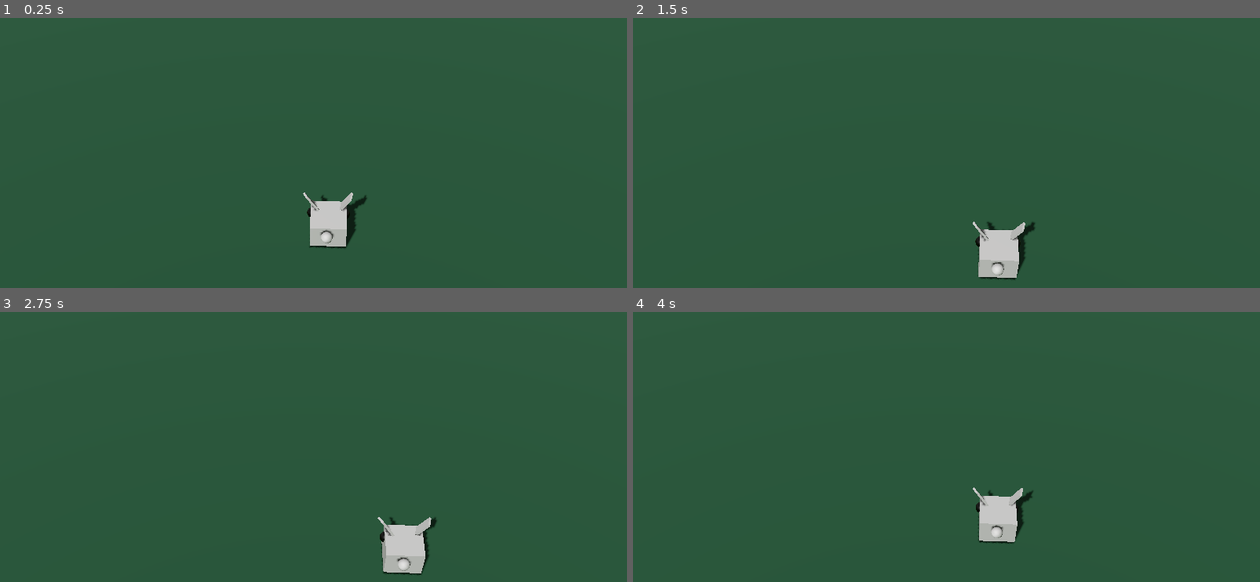
Above: before the commit, frames 1-4 (two rows, left to right).
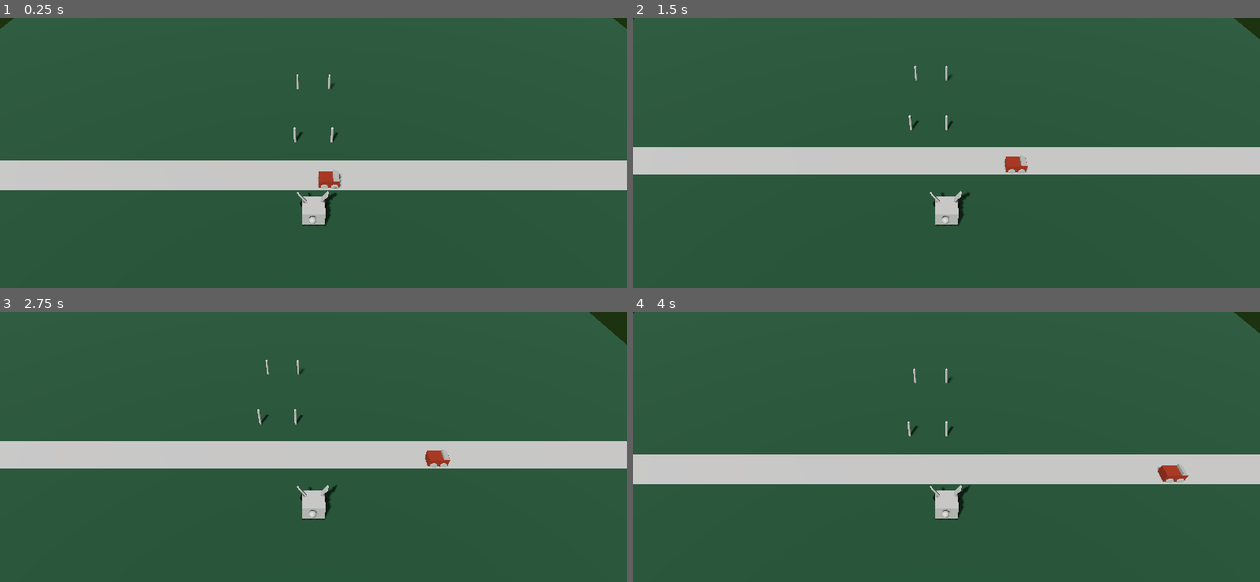
Above: after the commit, the same moments.

Repository: unblinky/danger-dodger-plus
Game: Godot game, scene res://Main/Main.tscn
Two runs of this game, one before a commit and one after it. Both use one fixed random seed, a clock stepped at 60 frames per second and the inputs below.
Inputs:
- Up to frame 1 (0.25 s): no input
- Up to frame 2 (1.5 s): hold D (move_right) 0.53-1.28 s; hold S (move_down) from 1.28 s (still down)
- Up to frame 3 (2.75 s): release S (move_down) at 2.03 s; hold D (move_right) from 2.03 s (still down)
- Up to frame 4 (4 s): release D (move_right) at 2.78 s; hold W (move_up) 2.78-3.53 s; hold A (move_left) from 3.53 s (still down)

The runs differ from the first frame. In frame 1, 13% of the frame differs, in the area x 0-100%, y 0-86%; in frame 2, 12%; in frame 3, 13%; in frame 4, 13%.

Commit message:
Moving vehicle. Added Lane.

Diff:
--- /dev/null
+++ b/Code/Lane/Lane.gd
@@ -0,0 +1,12 @@
+extends Node3D
+class_name Lane
+
+
+# Called when the node enters the scene tree for the first time.
+func _ready() -> void:
+	pass # Replace with function body.
+
+
+# Called every frame. 'delta' is the elapsed time since the previous frame.
+func _process(delta: float) -> void:
+	pass
--- /dev/null
+++ b/Code/Lane/Lane.tscn
@@ -0,0 +1,13 @@
+[gd_scene format=3 uid="uid://berl535au27hs"]
+
+[ext_resource type="Script" uid="uid://bj8g6bnqfxidb" path="res://Lane/Lane.gd" id="1_ah24w"]
+
+[sub_resource type="PlaneMesh" id="PlaneMesh_fh211"]
+size = Vector2(50, 1)
+
+[node name="Lane" type="Node3D" unique_id=882810251]
+script = ExtResource("1_ah24w")
+
+[node name="MeshInstance3D" type="MeshInstance3D" parent="." unique_id=1315885468]
+transform = Transform3D(1, 0, 0, 0, 1, 0, 0, 0, 1, 0, 0.068404436, 0)
+mesh = SubResource("PlaneMesh_fh211")
--- a/Code/Main/Main.tscn
+++ b/Code/Main/Main.tscn
@@ -2,6 +2,8 @@
 
 [ext_resource type="Script" uid="uid://ckplnjj5kkyta" path="res://Main/Main.gd" id="1_lxy7q"]
 [ext_resource type="PackedScene" uid="uid://b3x2ya4csyglj" path="res://Animal/Animal.tscn" id="2_83ytx"]
+[ext_resource type="PackedScene" uid="uid://berl535au27hs" path="res://Lane/Lane.tscn" id="3_ps1la"]
+[ext_resource type="PackedScene" uid="uid://d10bdq3u7df63" path="res://Vehicle/Vehicle.tscn" id="4_6aewd"]
 
 [sub_resource type="ProceduralSkyMaterial" id="ProceduralSkyMaterial_83ytx"]
 sky_top_color = Color(0.5019608, 0.49411765, 0.49411765, 1)
@@ -22,6 +24,9 @@
 [sub_resource type="PlaneMesh" id="PlaneMesh_sauc4"]
 size = Vector2(50, 50)
 
+[sub_resource type="CapsuleMesh" id="CapsuleMesh_fh211"]
+radius = 0.069
+
 [node name="Main" type="Node" unique_id=1391425956]
 script = ExtResource("1_lxy7q")
 
@@ -34,10 +39,42 @@
 
 [node name="Animal" parent="." unique_id=1611622270 instance=ExtResource("2_83ytx")]
 
-[node name="Camera3D" type="Camera3D" parent="." unique_id=921068242]
-transform = Transform3D(0.99916553, -0.030007206, 0.027710235, 4.656613e-10, 0.6784291, 0.7346659, -0.040844698, -0.73405284, 0.67786294, -0.015523285, 12.108255, 9.615161)
-fov = 36.227673
+[node name="Rig" type="Node3D" parent="Animal" unique_id=2124999951]
+transform = Transform3D(1, 0, 0, 0, 0.6238406, 0.7815516, 0, -0.7815516, 0.6238406, 0, 0.10647297, -1.2470665)
+
+[node name="Camera3D" type="Camera3D" parent="Animal/Rig" unique_id=921068242]
+transform = Transform3D(1, 0, 0, 0, 1, 0, 0, 0, 1, 0, 4.7683716e-07, 15.737704)
+fov = 56.1
 
 [node name="Ground" type="MeshInstance3D" parent="." unique_id=706901599]
 material_override = SubResource("StandardMaterial3D_b8jnt")
 mesh = SubResource("PlaneMesh_sauc4")
+
+[node name="MeshInstance3D" type="MeshInstance3D" parent="Ground" unique_id=515130880]
+transform = Transform3D(1, 0, 0, 0, 1, 0, 0, 0, 1, 1, 0, -5)
+mesh = SubResource("CapsuleMesh_fh211")
+skeleton = NodePath("../..")
+
+[node name="MeshInstance3D2" type="MeshInstance3D" parent="Ground" unique_id=1337733457]
+transform = Transform3D(1, 0, 0, 0, 1, 0, 0, 0, 1, 1, 0, -10)
+mesh = SubResource("CapsuleMesh_fh211")
+skeleton = NodePath("../..")
+
+[node name="MeshInstance3D3" type="MeshInstance3D" parent="Ground" unique_id=365077238]
+transform = Transform3D(1, 0, 0, 0, 1, 0, 0, 0, 1, -1, 0, -5)
+mesh = SubResource("CapsuleMesh_fh211")
+skeleton = NodePath("../..")
+
+[node name="MeshInstance3D4" type="MeshInstance3D" parent="Ground" unique_id=452514167]
+transform = Transform3D(1, 0, 0, 0, 1, 0, 0, 0, 1, -1, 0, -10)
+mesh = SubResource("CapsuleMesh_fh211")
+skeleton = NodePath("../..")
+
+[node name="Lane" parent="." unique_id=882810251 instance=ExtResource("3_ps1la")]
+transform = Transform3D(1, 0, 0, 0, 1, 0, 0, 0, 1, 0, 0, -2)
+
+[node name="Vehicle" parent="Lane" unique_id=1567141910 instance=ExtResource("4_6aewd")]
+transform = Transform3D(-4.371139e-08, 0, -1, 0, 1, 0, 1, 0, -4.371139e-08, 0, 0, 0)
+
+[node name="Lane2" parent="." unique_id=1175087689 instance=ExtResource("3_ps1la")]
+transform = Transform3D(1, 0, 0, 0, 1, 0, 0, 0, 1, 0, 0, -3)
--- /dev/null
+++ b/Code/Vehicle/Vehicle.gd
@@ -0,0 +1,10 @@
+extends Node3D
+class_name Vehicle
+
+var speed: float = 3.0 # m/s.
+var kill_distance: float = 25.0
+
+func _process(delta: float) -> void:
+	position.x += speed * delta
+	if position.x > kill_distance:
+		position.x = -kill_distance
--- /dev/null
+++ b/Code/Vehicle/Vehicle.tscn
@@ -0,0 +1,38 @@
+[gd_scene format=3 uid="uid://d10bdq3u7df63"]
+
+[ext_resource type="Script" uid="uid://dkvdtdch46qd1" path="res://Vehicle/Vehicle.gd" id="1_25uyk"]
+
+[sub_resource type="StandardMaterial3D" id="StandardMaterial3D_u2i7p"]
+albedo_color = Color(0.4705063, 0.12728089, 0, 1)
+
+[sub_resource type="BoxMesh" id="BoxMesh_fh211"]
+size = Vector3(0.6660156, 0.42944336, 1)
+
+[sub_resource type="CylinderMesh" id="CylinderMesh_fh211"]
+top_radius = 0.1772461
+bottom_radius = 0.1772461
+height = 0.7939453
+
+[sub_resource type="PrismMesh" id="PrismMesh_fh211"]
+left_to_right = 1.0
+size = Vector3(0.298, 0.144, 0.635)
+
+[node name="Vehicle" type="Node3D" unique_id=1567141910]
+script = ExtResource("1_25uyk")
+
+[node name="Body" type="MeshInstance3D" parent="." unique_id=1858898231]
+transform = Transform3D(1, 0, 0, 0, 1, 0, 0, 0, 1, 0, 0.27487087, 0)
+material_override = SubResource("StandardMaterial3D_u2i7p")
+mesh = SubResource("BoxMesh_fh211")
+
+[node name="MeshInstance3D2" type="MeshInstance3D" parent="." unique_id=2111104280]
+transform = Transform3D(-4.371139e-08, 1, 0, -1, -4.371139e-08, 0, 0, 0, 1, 0, 0.11410916, 0.22223115)
+mesh = SubResource("CylinderMesh_fh211")
+
+[node name="MeshInstance3D3" type="MeshInstance3D" parent="." unique_id=887638306]
+transform = Transform3D(-4.371139e-08, 1, 0, -1, -4.371139e-08, 0, 0, 0, 1, 0, 0.11410916, -0.2744157)
+mesh = SubResource("CylinderMesh_fh211")
+
+[node name="MeshInstance3D" type="MeshInstance3D" parent="." unique_id=1905678952]
+transform = Transform3D(-4.371139e-08, 0, -1, 0, 1, 0, 1, 0, -4.371139e-08, 0, 0.57444525, -0.33807778)
+mesh = SubResource("PrismMesh_fh211")
Not shown, added: Code/Lane/Lane.gd.uid
Not shown, added: Code/Vehicle/Vehicle.gd.uid
